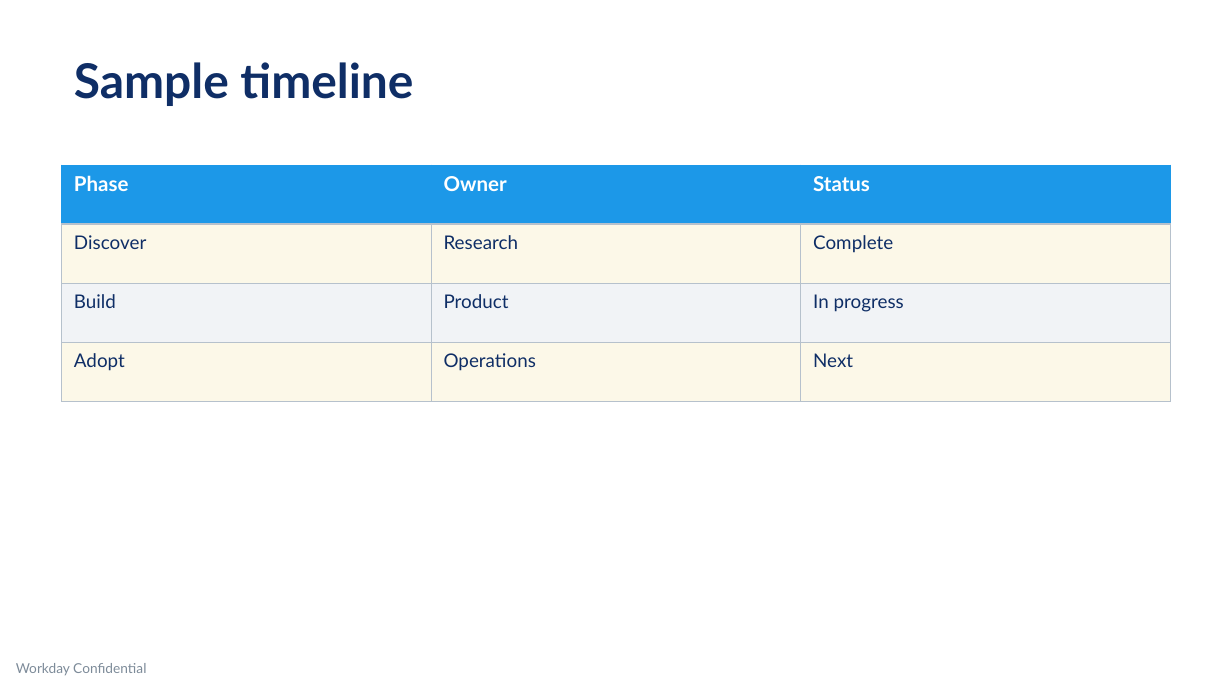
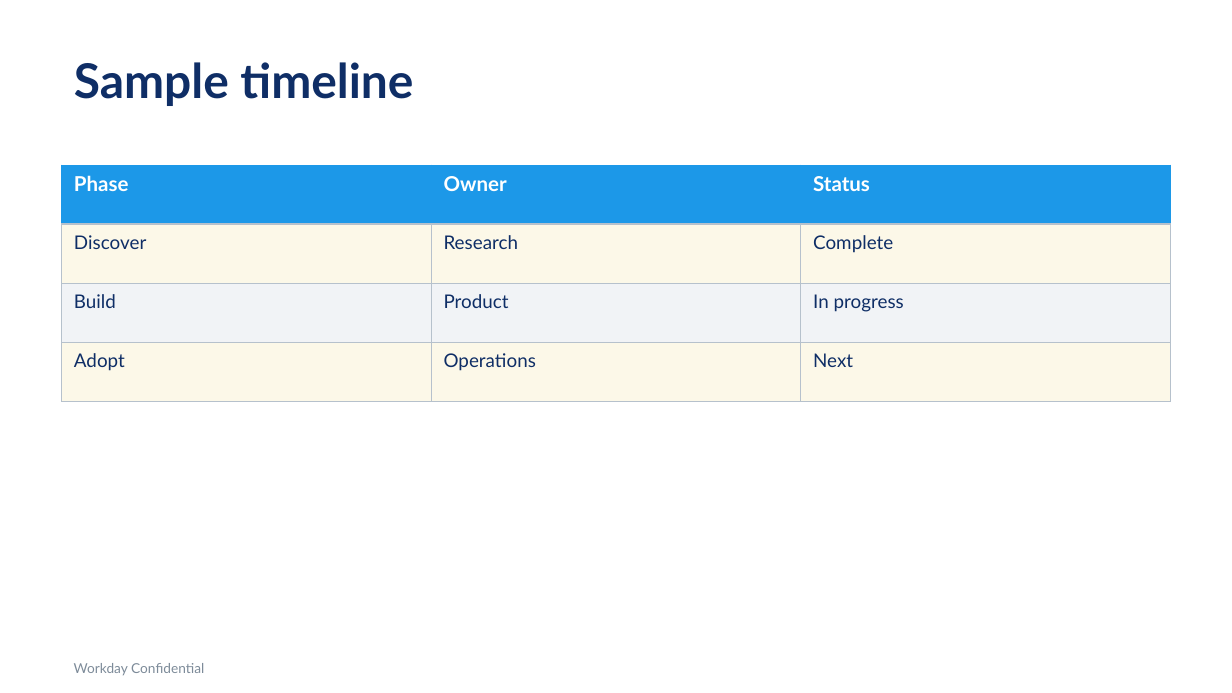
Before and after one commit to audr3x/pptx-brand-skill, a slide deck: slide 5 of examples/example-deck.pptx. Drawn at 1232x693 pixels with LibreOffice and Linux fonts; fonts in the diff are those of the drawing. Boxes give left, top, right and bottom in pixels: in the first picture for what was removed or moved away, otherwise in the second. Text is boxed around its words. In the diff, an @@ line names an element or a change of style, - is before the commit and + after.

```diff
--- a/examples/example-deck.pptx
+++ b/examples/example-deck.pptx
@@ text "Workday Confidential": place and size @@
-text "Workday Confidential" at box(16, 663, 146, 675)
+text "Workday Confidential" at box(74, 663, 204, 675)
```
Also in this commit, not shown: 4 other slides changed, 7 other files.
